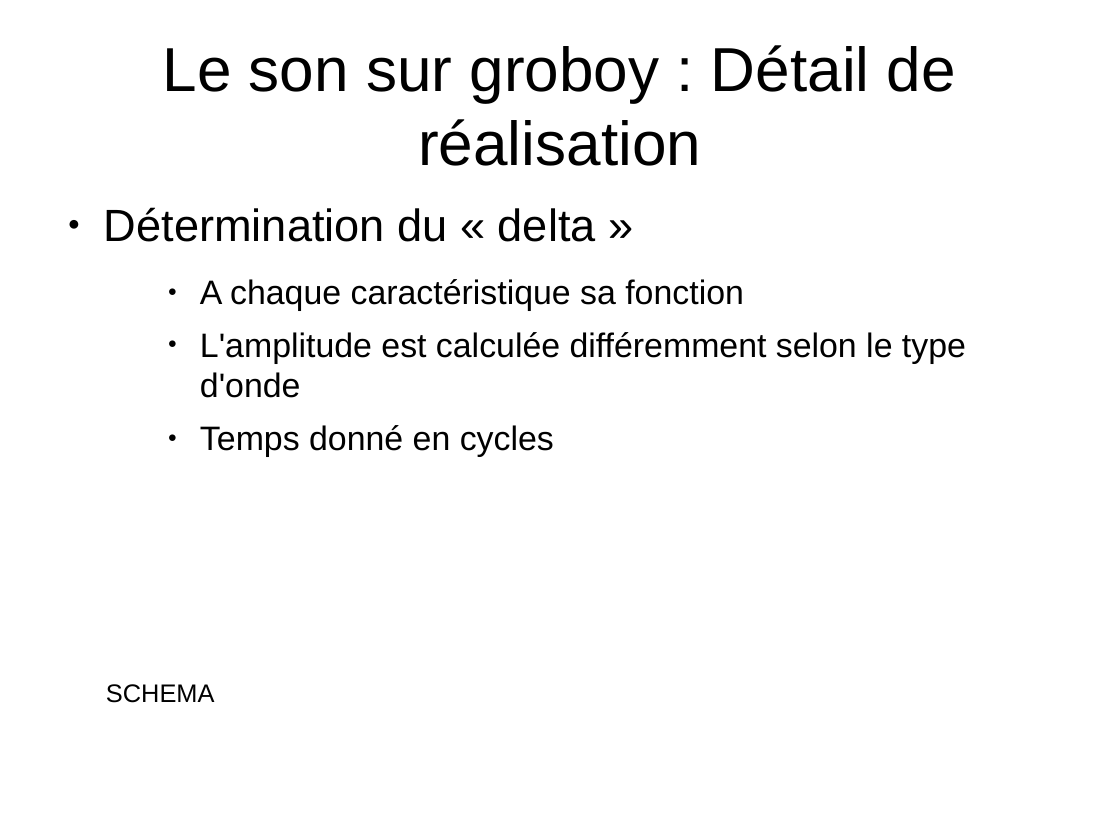
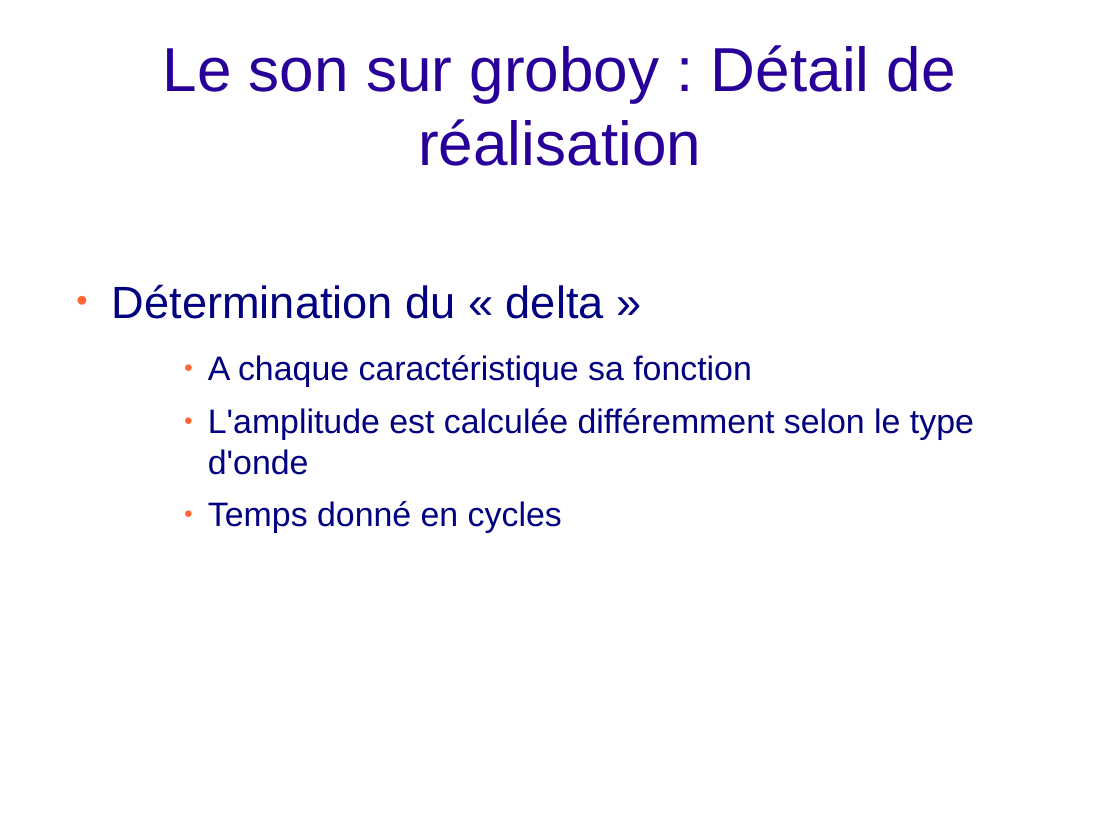
Before and after one commit to joakim-d/GroBoy, a slide deck: slide 27 of documents_TER/soutenance.odp. Drawn at 1120x840 pixels with LibreOffice and Linux fonts; fonts in the diff are those of the drawing; background and template pictures are left out. Boxes give left, top, right and bottom in pixels: in the first picture for what was removed or moved away, otherwise in the second. Text is boxed around its words. In the diff, an @@ line names an element or a change of style, - is before the commit and + after.

```diff
--- a/documents_TER/soutenance.odp
+++ b/documents_TER/soutenance.odp
@@ title "Le son sur groboy : ..." at <box>163,45,956,166</box>: text colour #000000 to #280099 @@
@@ text "Détermination du « delta »": place and size @@
-text "Détermination du « delta »" at <box>104,207,966,457</box>
+text "Détermination du « delta »" at <box>112,284,974,533</box>
@@ text "Détermination du « delta »" at <box>112,284,974,533</box>: text colour #000000 to #000080; bullet colour #000000 to #FF6633; indent changed @@
@@ text removed at <box>106,684,215,703</box> @@
-SCHEMA
```
Also in this commit, not shown: 29 other slides changed, 3 slides added, 3 slides removed.
